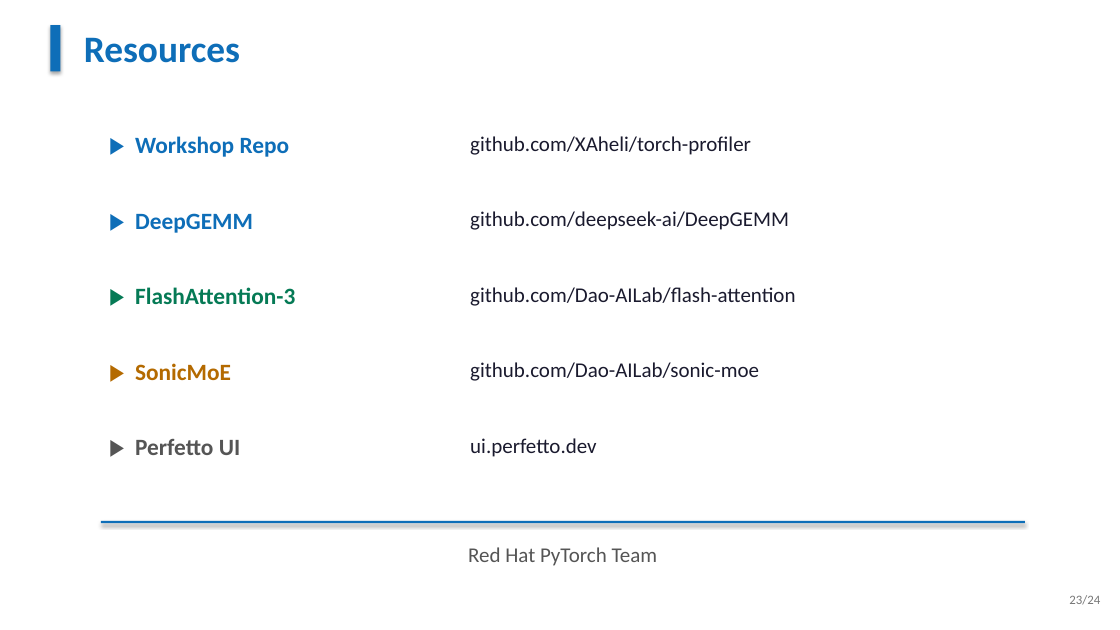
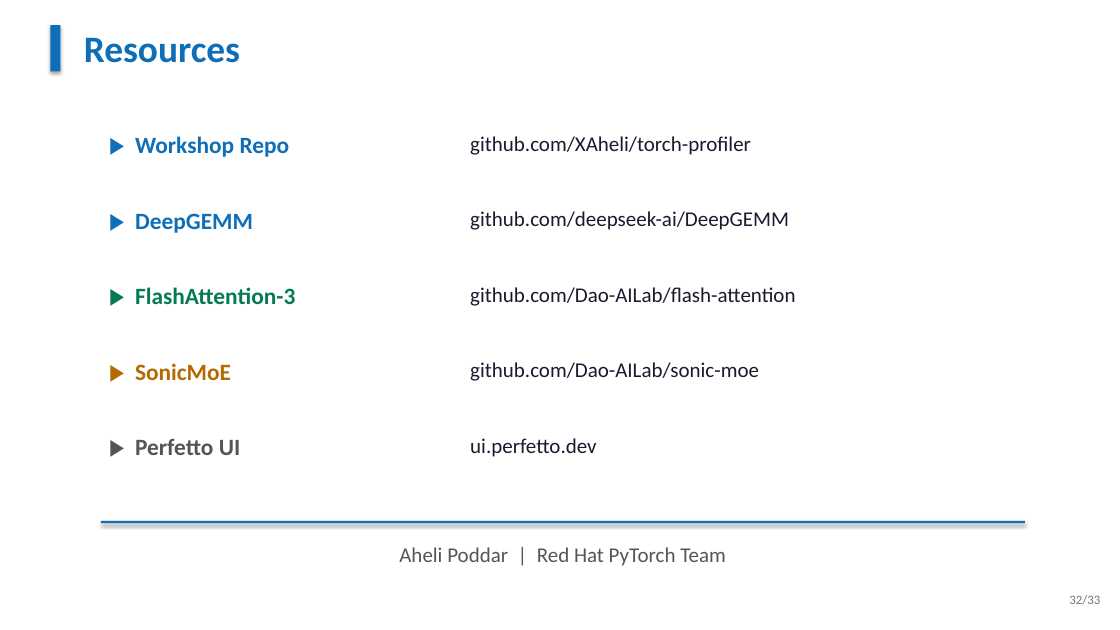
Before and after one commit to XAheli/torch-profiler, a slide deck: slide 32 of slides.pptx (slide 23 before the commit). Drawn at 1120x630 pixels with LibreOffice and Linux fonts; fonts in the diff are those of the drawing. Boxes give left, top, right and bottom in pixels: in the first picture for what was removed or moved away, otherwise in the second. Text is boxed around its words. In the diff, an @@ line names an element or a change of style, - is before the commit and + after.

```diff
--- a/slides.pptx
+++ b/slides.pptx
@@ text at box(399, 547, 726, 566): text changed @@
-Red Hat PyTorch Team
+Aheli Poddar | Red Hat PyTorch Team
@@ text at box(1069, 595, 1100, 605): text changed @@
-23/24
+32/33
```
Also in this commit, not shown: 23 other slides changed, 9 slides added, 1 other file.
